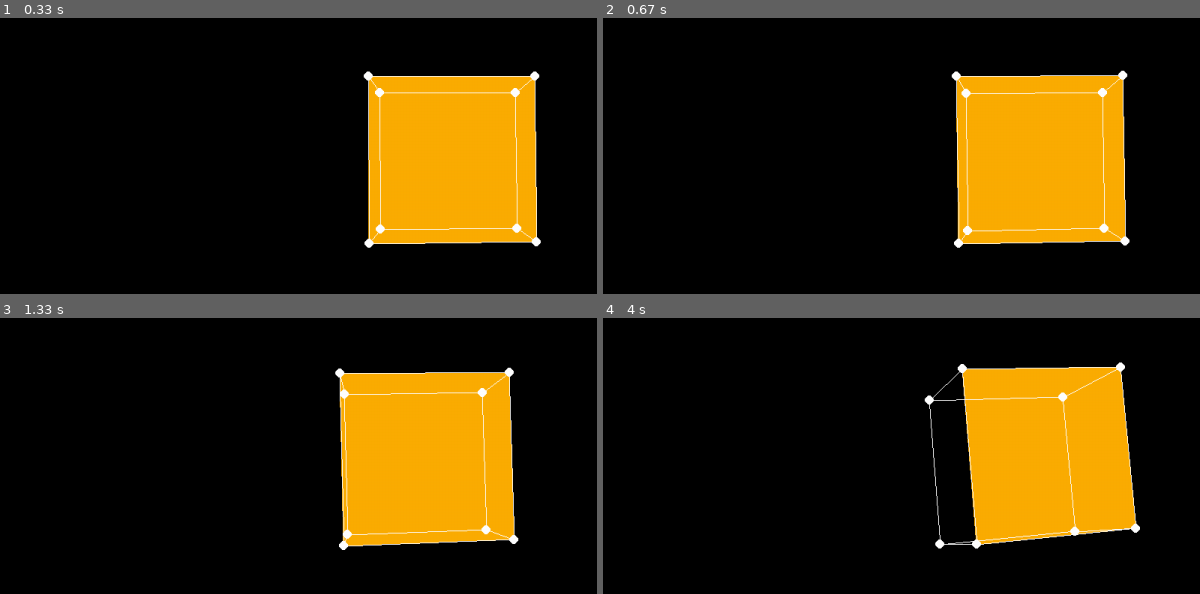
Above: before the commit, frames 1-4 (two rows, left to right).
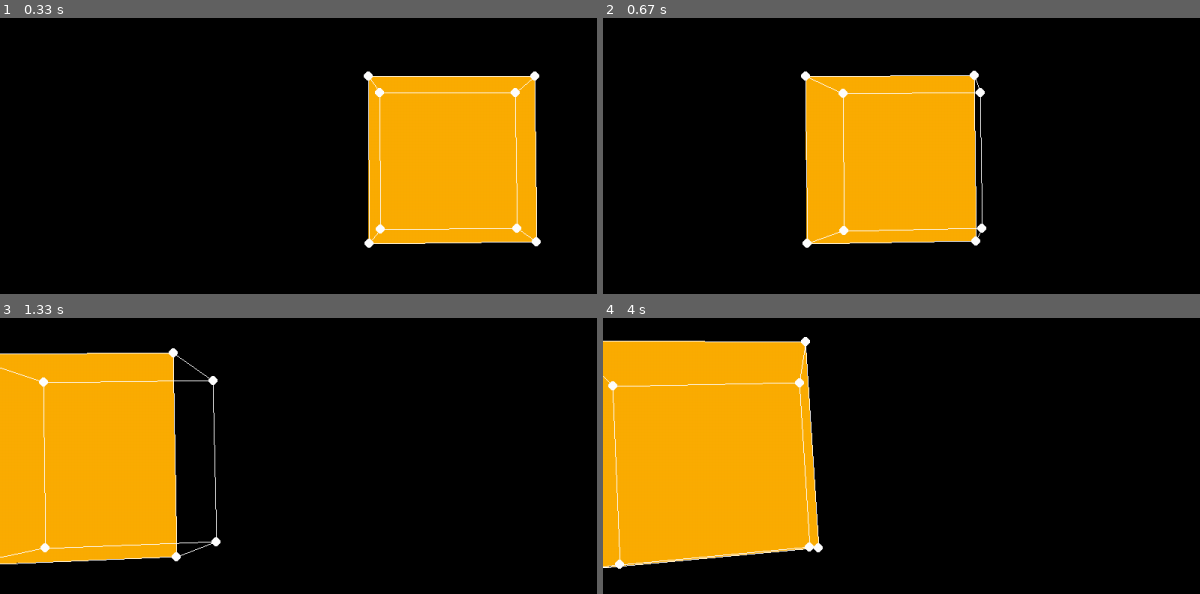
Above: after the commit, the same moments.

Repository: dthemg/pygame_3d
Game: pygame game, started from second_test.py
The game is run twice, just before and just after one commit, with the same random seed, the same clock (stepped at 60 frames per second) and the same inputs.
Inputs:
- Up to frame 1 (0.33 s): no input
- Up to frame 2 (0.67 s): hold Right from 0.33 s (still down)
- Up to frame 3 (1.33 s): release Right at 0.8 s; hold Up 0.83-1.13 s; hold Right from 1.17 s (still down)
- Up to frame 4 (4 s): release Right at 1.63 s; hold Left 1.67-2.2 s; hold Down 2.23-2.53 s; hold Left 2.57-2.97 s; hold Up 3-3.37 s; hold Right from 3.4 s (still down)

Frame 1 is identical in both runs. In frame 2, 31% of the frame differs, in the area x 33-89%, y 18-84%; in frame 3, 41%; in frame 4, 45%, in the area x 0-90%, y 6-91%.

Commit message:
minor fixes

Diff:
--- a/second_test.py
+++ b/second_test.py
@@ -9,7 +9,7 @@
 
 FOCAL_LENGTH = 1000
 
-delta = 0.01
+delta = 0.1
 MV_FWD = delta * np.array([[0], [0], [-1]], dtype=float)
 MV_BCK = delta * np.array([[0], [0], [1]], dtype=float)
 MV_RIGHT = delta * np.array([[-1], [0], [0]], dtype=float)
@@ -87,9 +87,7 @@
         self.columns = columns
 
     def draw(self, screen, point_locations):
-        gfxdraw.line(
-            screen, *point_locations[:, 0], *point_locations[:, 1],  self.color
-        )
+        gfxdraw.line(screen, *point_locations[:, 0], *point_locations[:, 1], self.color)
 
 
 class Side:
@@ -106,7 +104,7 @@
                 point_locations[:, 1],
                 point_locations[:, 2],
                 point_locations[:, 3],
-            )
+            ),
         )
 
 
@@ -141,6 +139,7 @@
         if mouse_cols.size > 1:
             mouse_cols = mouse_cols[:1]
         return mouse_cols
+
 
 class Engine:
     def __init__(self, position):
@@ -184,7 +183,6 @@
         P_center = self.P - self.cog
         P_center = np.dot(R, P_center)
         self.P = P_center + self.cog
-        # self.P = np.dot(R, self.P)
 
     def get_screen_location(self):
         pos_float = SCREEN_CENTER + FOCAL_LENGTH / self.P[2, :] * self.P[:2, :]
@@ -205,7 +203,7 @@
             draw_manager.add_side(ORANGE, side_columns)
         else:
             continue
-            #draw_manager.add_side(BLUE, side_columns)
+            # draw_manager.add_side(BLUE, side_columns)
     for line_columns in lines:
         draw_manager.add_line(WHITE, line_columns)
     for dot_columns in dots:
@@ -258,7 +256,7 @@
                 drag_column = mouse_col[0]
             handle_mouseclick = False
 
-         # Draw all items
+        # Draw all items
         screen.fill(BLACK)
 
         draw_manager.draw_all_objects()
